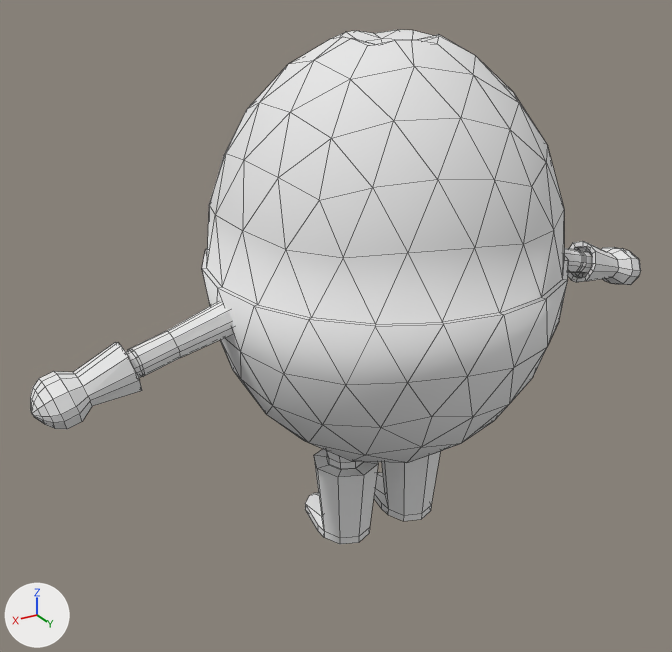
What one commit did to the Blender file Assets/3DModels/Player/PlayerOlive_ClothOn.blend.
Camera for both pictures: a camera (50 mm lens) standing at (2.81, 4.15, 3.5) and looking at (0.23, -0.15, 1.35). Arrows for +X, +Y and +Z are at lower left; the lights stay in place. Mesh edges are drawn as thin lines.
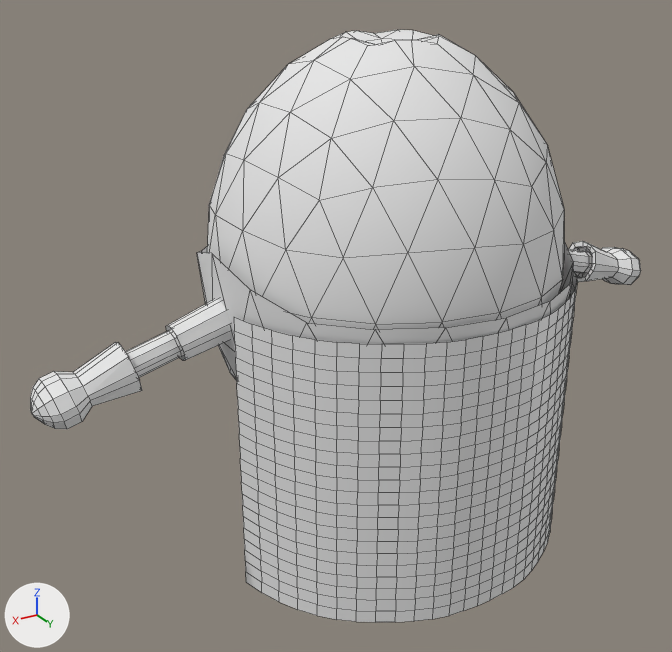
Diff of the bpy script that builds the scene:
```diff
--- a/Assets/3DModels/Player/PlayerOlive_ClothOn.blend.py
+++ b/Assets/3DModels/Player/PlayerOlive_ClothOn.blend.py
@@ me_icosphere @@
 # used by ob_icosphere; location = (0.0, 0.0, 0.0); rotation_euler = (0.0, 0.0, -3.142), in degrees (0, 0, -180)
-me_icosphere.from_pydata(...)  # 836 vertices, 1007 faces; spans x -2.03..2.03, y -1.03..1.22, z 0.0..2.98
+me_icosphere.from_pydata(...)  # 904 vertices, 1105 faces; spans x -2.03..2.03, y -1.05..1.22, z 0.0..2.98
+# me_icosphere part 1: a new loose piece of 24 vertices spanning x -1.3..-0.77, y -0.14..0.11, z 1.45..1.8, in mat_material_001 (its picture is missing)
+# me_icosphere part 2: 88 vertices moved from x -1.54..1.53, y -0.98..0.96, z 0.51..1.53 to x -1.56..1.56, y -1.01..0.96, z 0.51..1.53; 154 vertices removed from x -1.55..1.54, y -1.03..1.01, z 0.51..1.79; 174 vertices added at x -1.56..1.56, y -1.05..1.0, z 0.51..1.98
 me_icosphere.materials.append(mat_material_001)
@@ me_plane @@
+me_plane.from_pydata(...)  # 644 vertices, 594 faces; spans x -1.04..1.04, y -0.82..0.01, z -0.98..0.65
@@ ob_plane @@
+ob_plane = bpy.data.objects.new('Plane', me_plane)
+ob_plane.location = (0.0, 1.038, 1.064)
```

Pixel boxes (x1, y1, x2, y2) of what changed, in the pictures (672 x 652 px; the box of a moved part takes in the faces that stretch with it):
'Icosphere', reshaped: before (30, 30, 641, 544); after (30, 30, 641, 429)
'Plane', added: after (234, 270, 577, 622)
part 1 of me_icosphere, added: after (166, 299, 232, 360)
part 2 of me_icosphere, moved or reshaped: before (125, 248, 592, 470); after (125, 241, 592, 378)
